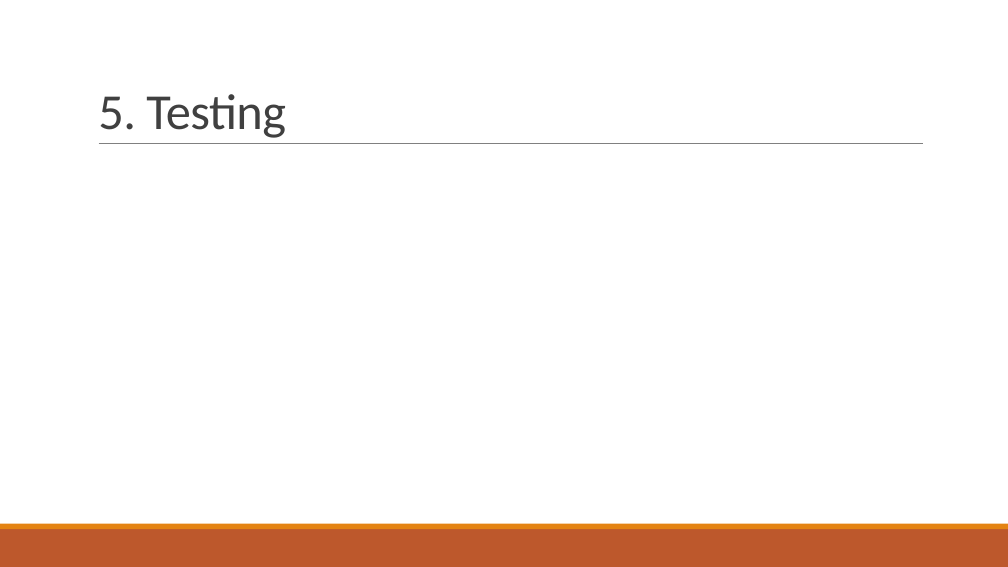
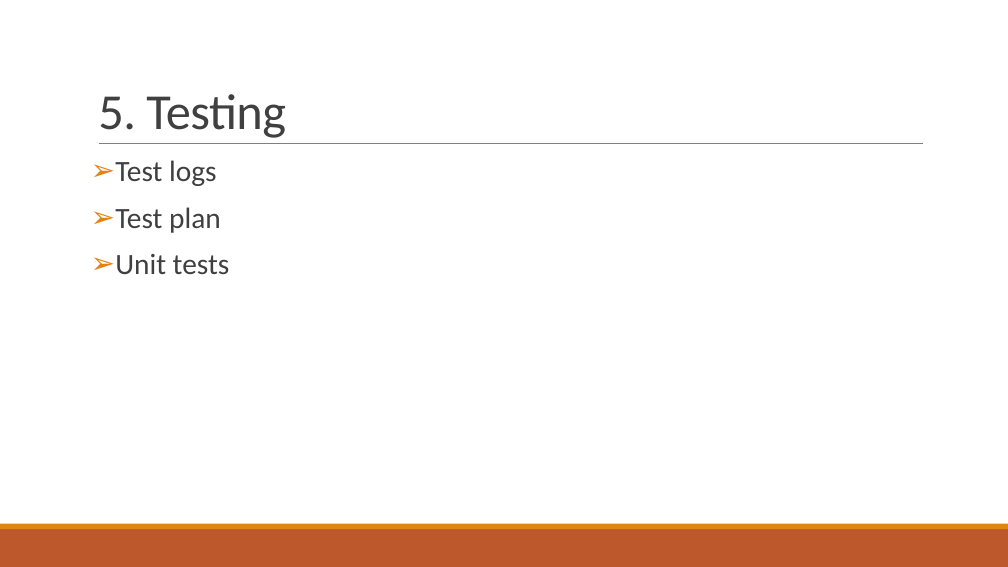
Before and after one commit to kaka-develop/ec-management, a slide deck: slide 26 of documents/Presentation.pptx. Drawn at 1008x567 pixels with LibreOffice and Linux fonts; fonts in the diff are those of the drawing. Boxes give left, top, right and bottom in pixels: in the first picture for what was removed or moved away, otherwise in the second. Text is boxed around its words. In the diff, an @@ line names an element or a change of style, - is before the commit and + after.

Commit message:
done slide presentation

```diff
--- a/documents/Presentation.pptx
+++ b/documents/Presentation.pptx
@@ text added at (x1=115, y1=160, x2=230, y2=274), 28 pt, text #404040 @@
+➢ Test logs
+➢ Test plan
+➢ Unit tests
```
Also in this commit, not shown: 8 slides added.
